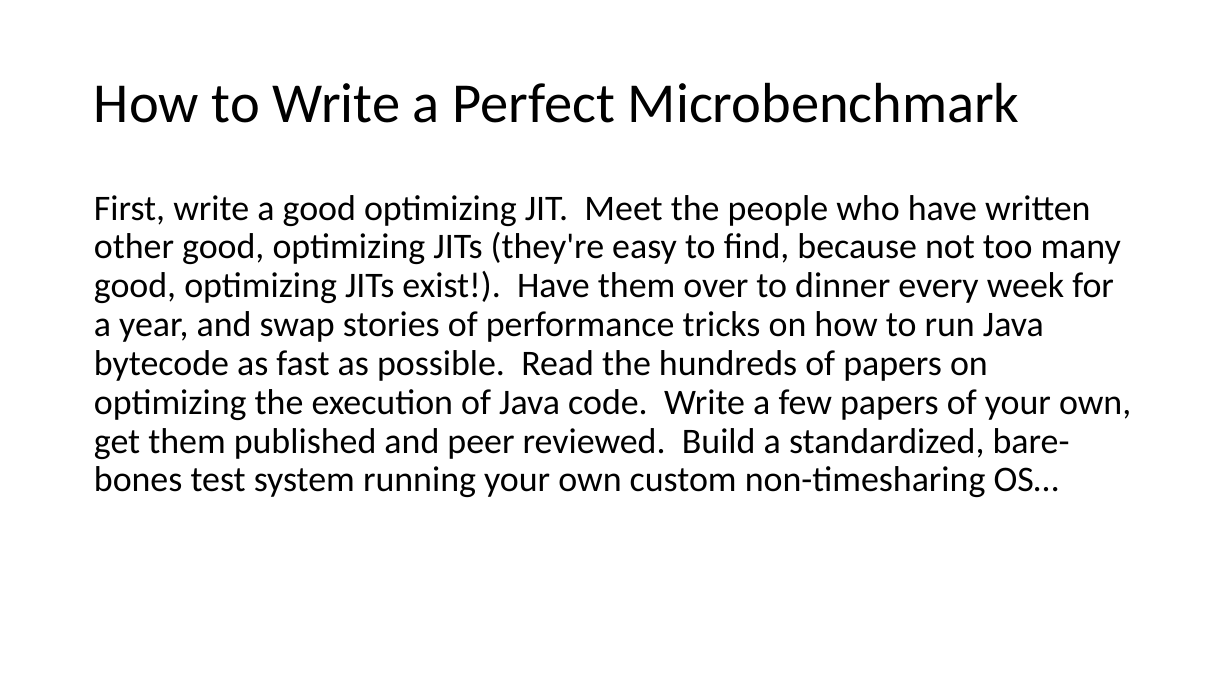
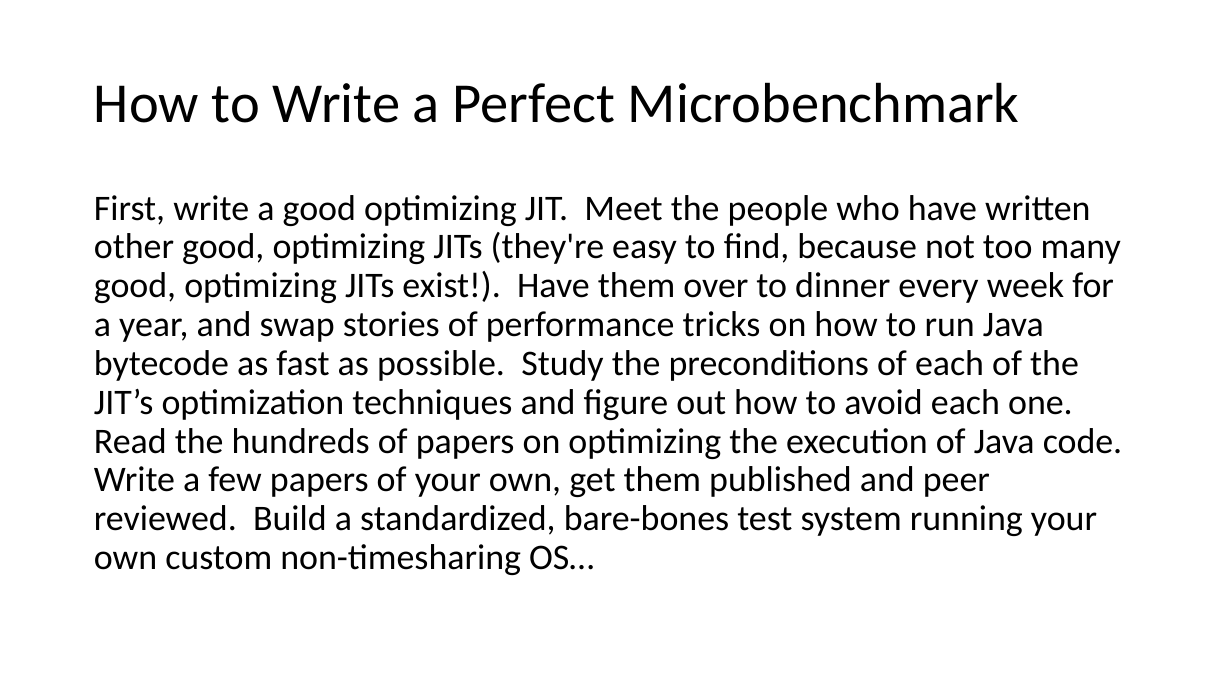
Before and after one commit to tresat/JMH-Presentation, a slide deck: slide 13 of doc/slides.pptx (slide 10 before the commit). Drawn at 1232x693 pixels with LibreOffice and Linux fonts; fonts in the diff are those of the drawing. Boxes give left, top, right and bottom in pixels: in the first picture for what was removed or moved away, otherwise in the second. Text is boxed around its words. In the diff, an @@ line names an element or a change of style, - is before the commit and + after.

```diff
--- a/doc/slides.pptx
+++ b/doc/slides.pptx
@@ text at (94,195,1123,575): text changed @@
-First, write a good optimizing JIT. Meet the people who have written other good, optimizing JITs (they're easy to find, because not too many good, optimizing JITs exist!). Have them over to dinner every week for a year, and swap stories of performance tricks on how to run Java bytecode as fast as possible. Read the hundreds of papers on optimizing the execution of Java code. Write a few papers of your own, get them published and peer reviewed. Build a standardized, bare-bones test system running your own custom non-timesharing OS…
+First, write a good optimizing JIT. Meet the people who have written other good, optimizing JITs (they're easy to find, because not too many good, optimizing JITs exist!). Have them over to dinner every week for a year, and swap stories of performance tricks on how to run Java bytecode as fast as possible. Study the preconditions of each of the JIT’s optimization techniques and figure out how to avoid each one. Read the hundreds of papers on optimizing the execution of Java code. Write a few papers of your own, get them published and peer reviewed. Build a standardized, bare-bones test system running your own custom non-timesharing OS…
```
Also in this commit, not shown: 2 other slides changed, 3 slides added, 21 other files.
